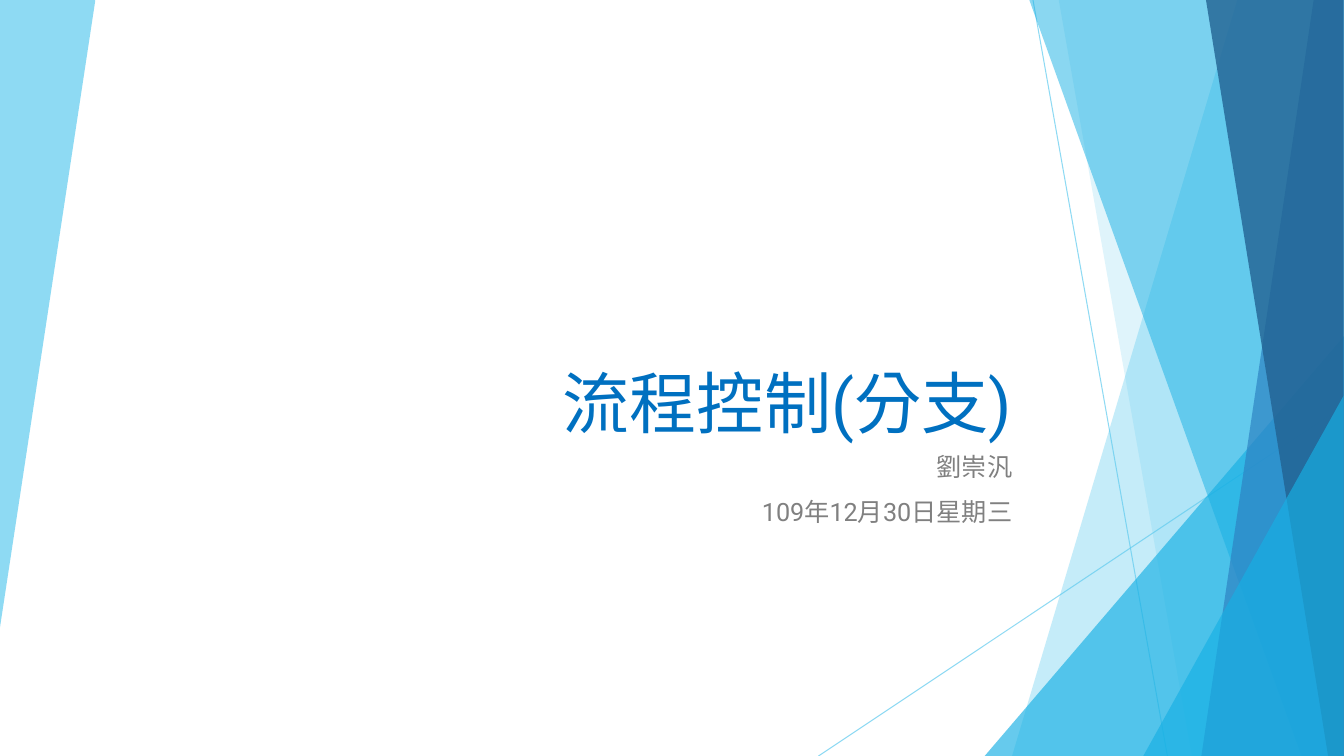
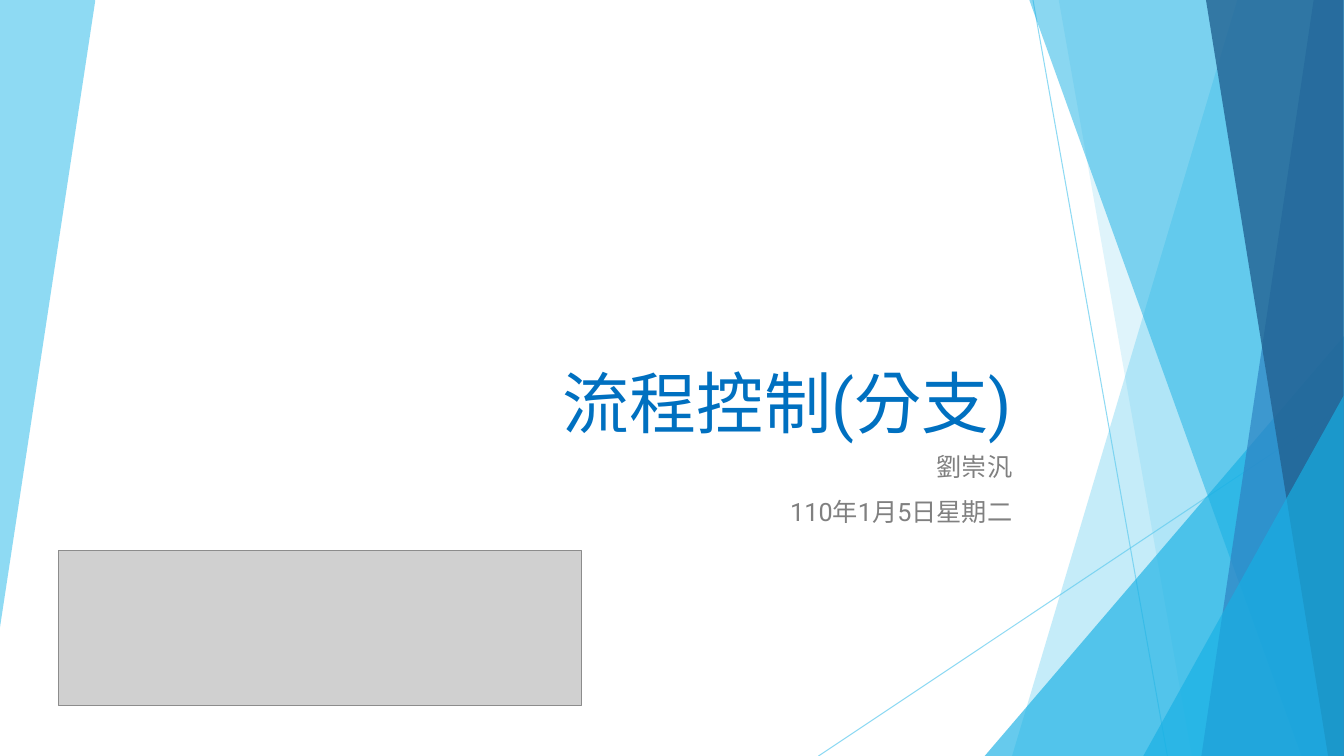
Before and after one commit to liulawsi/My_PPTs, a slide deck: slide 1 of LCC/Python/03_流程控制(分支).pptx. Drawn at 1344x756 pixels with LibreOffice and Linux fonts; fonts in the diff are those of the drawing; grey boxes stand for pictures. Boxes give left, top, right and bottom in pixels: in the first picture for what was removed or moved away, otherwise in the second. Text is boxed around its words. In the diff, an @@ line names an element or a change of style, - is before the commit and + after.

```diff
--- a/LCC/Python/03_流程控制(分支).pptx
+++ b/LCC/Python/03_流程控制(分支).pptx
@@ subtitle at (790, 500, 1012, 523): text changed @@
-109年12月30日星期三
+110年1月5日星期二
@@ picture added at (58, 551, 582, 706) @@
```
Also in this commit, not shown: 11 other files.
